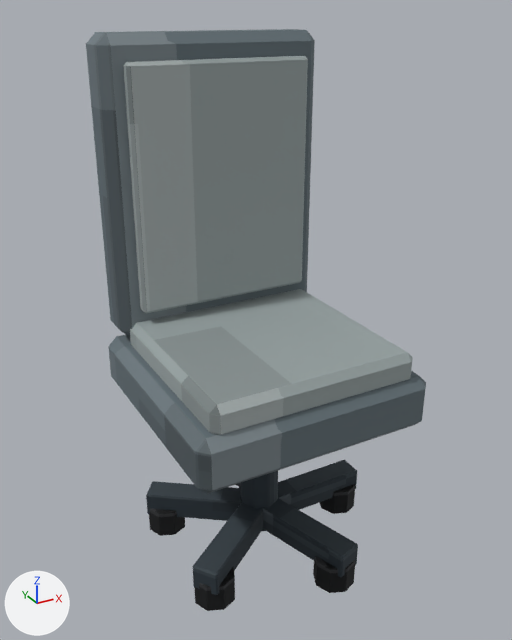
An edit to the glTF model assets/props/maze/office_task_chair_charcoal.glb, drawn before and after from the same camera.
One viewpoint serves both versions: a camera (50 mm lens) standing at (-0.796, -1.43, 1.445) and looking at (-0.002, 0.014, 0.723). Lighting does not change. The marker at lower left points along +X, +Y and +Z. The picture after the commit comes second. Where no turn or scale is listed for an object, it has been applied to the vertices. Vertices at exactly the same position are counted once.

In view in the first picture: 'Back', 'BackInset', 'CasterArm_0', 'CasterArm_2', 'CasterArm_3', 'CasterArm_4', 'Caster_2', 'Caster_3', 'Caster_4', 'Seat', 'SeatCushion', 'Stem' and 1 more.
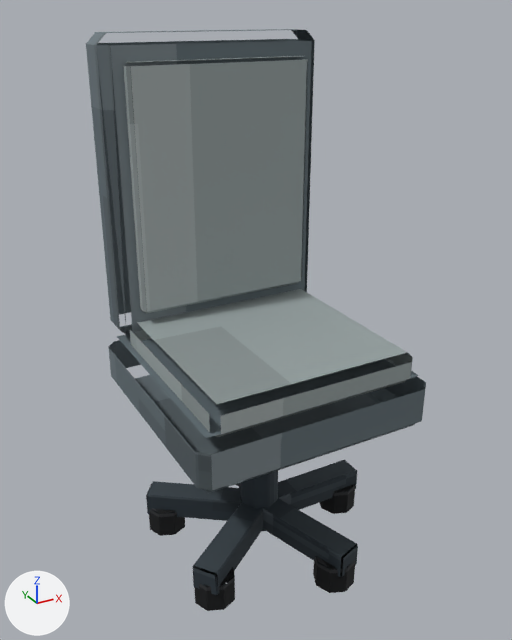
The change, as a diff of the scene's bpy script:
```diff
--- a/assets/props/maze/office_task_chair_charcoal.glb.py
+++ b/assets/props/maze/office_task_chair_charcoal.glb.py
@@ me_cube_002 @@
 # used by ob_back; location = (0.0, 0.27, 1.02)
-me_cube_002.from_pydata(...)  # 24 vertices, 44 faces; spans x -0.29..0.29, y -0.065..0.065, z -0.375..0.375
+me_cube_002.from_pydata(...)  # 25 vertices, 23 faces; spans x -0.29..0.29, y -0.065..0.065, z -0.375..0.375
+# me_cube_002 part 1
+# 22 faces are deleted
+# 1 vertex is added at (-0.277, -0.052, -0.35)
+# 1 new face joins them
 me_cube_002.materials.append(mat_office_task_chair_charcoal_pixel_paint)
@@ me_cube_003 @@
 # used by ob_backinset; location = (0.0, 0.192, 1.03)
-me_cube_003.from_pydata(...)  # 24 vertices, 44 faces; spans x -0.24..0.24, y -0.018..0.018, z -0.305..0.305
+me_cube_003.from_pydata(...)  # 25 vertices, 23 faces; spans x -0.24..0.24, y -0.018..0.018, z -0.305..0.305
+# me_cube_003 part 2
+# 22 faces are deleted
+# 1 vertex is added at (0.232, -0.014, -0.301)
+# 1 new face joins them
 me_cube_003.materials.append(mat_office_task_chair_charcoal_pixel_paint)
@@ me_cube @@
 # used by ob_seat; location = (0.0, 0.0, 0.56)
-me_cube.from_pydata(...)  # 24 vertices, 44 faces; spans x -0.31..0.31, y -0.31..0.31, z -0.07..0.07
+me_cube.from_pydata(...)  # 25 vertices, 23 faces; spans x -0.31..0.31, y -0.31..0.31, z -0.07..0.07
+# me_cube part 3
+# 22 faces are deleted
+# 1 vertex is added at (-0.298, -0.285, -0.058)
+# 1 new face joins them
 me_cube.materials.append(mat_office_task_chair_charcoal_pixel_paint)
@@ me_cube_001 @@
 # used by ob_seatcushion; location = (0.0, -0.03, 0.655)
-me_cube_001.from_pydata(...)  # 24 vertices, 44 faces; spans x -0.27..0.27, y -0.26..0.26, z -0.04..0.04
+me_cube_001.from_pydata(...)  # 25 vertices, 23 faces; spans x -0.27..0.27, y -0.26..0.26, z -0.04..0.04
+# me_cube_001 part 4
+# 22 faces are deleted
+# 1 vertex is added at (0.261, 0.242, -0.031)
+# 1 new face joins them
 me_cube_001.materials.append(mat_office_task_chair_charcoal_pixel_paint)
```

What differs and where, as boxes (x1, y1, x2, y2) in the pictures (512 x 640 px):
'SeatCushion', reshaped: before (130, 289, 413, 435); after (130, 289, 413, 437)
'Seat', reshaped: before (108, 335, 426, 494); after (108, 335, 426, 493)
part 1 of me_cube_002, cut back: before (96, 30, 315, 337); after (96, 45, 126, 323)
part 2 of me_cube_003, cut back: before (123, 56, 308, 314); after (146, 286, 279, 314)
part 3 of me_cube, cut back: before (109, 336, 426, 494)
part 4 of me_cube_001, cut back: before (130, 323, 413, 435); after (385, 359, 406, 382)
